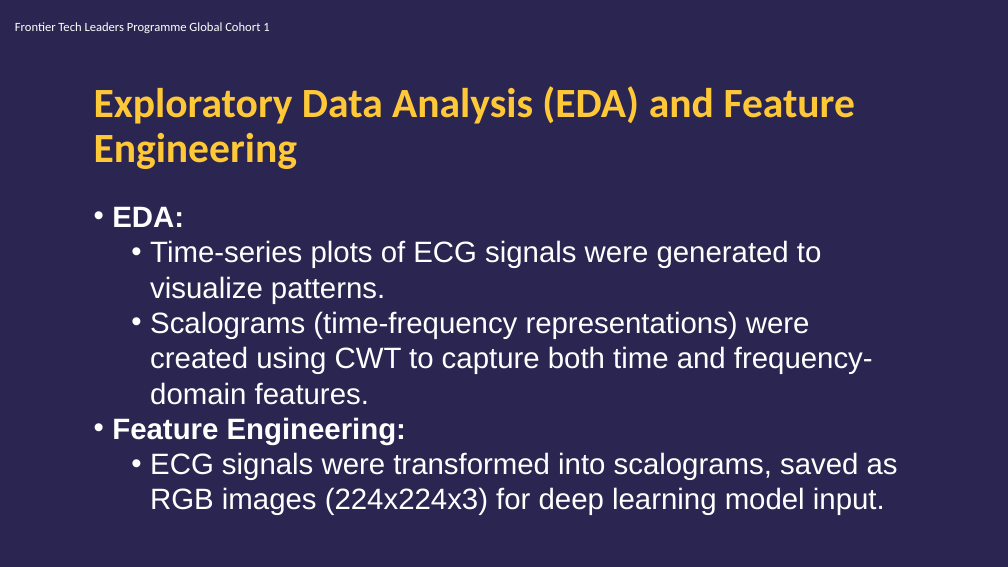
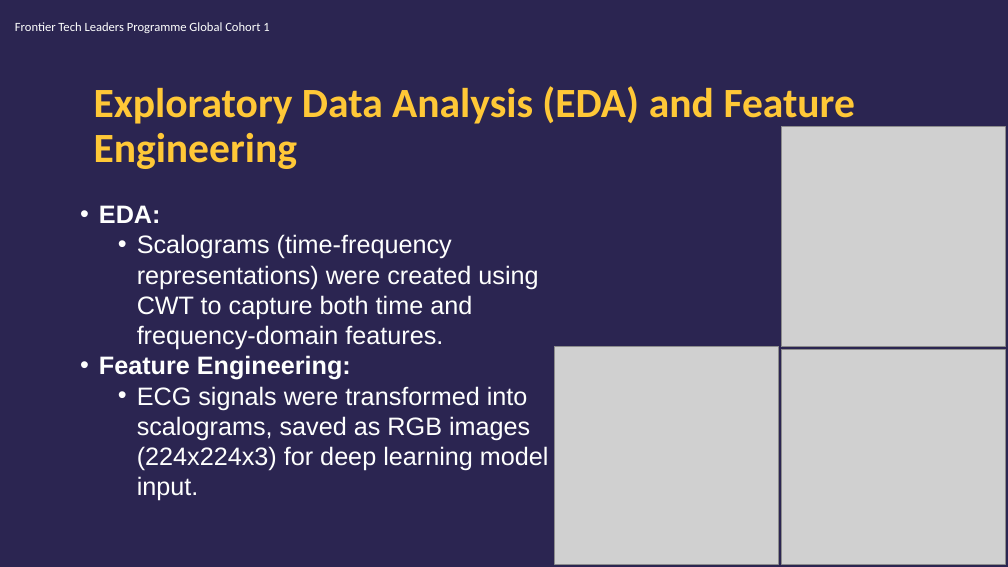
Before and after one commit to edasaruhan/FTL_Cohort3_Group12, a slide deck: slide 11 of Mosab_Aboidrees_Abdelrahman_Mohammed_Draft_Presentation.pptx (slide 10 before the commit). Drawn at 1008x567 pixels with LibreOffice and Linux fonts; fonts in the diff are those of the drawing; grey boxes stand for pictures; background and template pictures are left out. Boxes give left, top, right and bottom in pixels: in the first picture for what was removed or moved away, otherwise in the second. Text is boxed around its words. In the diff, an @@ line names an element or a change of style, - is before the commit and + after.

```diff
--- a/Mosab_Aboidrees_Abdelrahman_Mohammed_Draft_Presentation.pptx
+++ b/Mosab_Aboidrees_Abdelrahman_Mohammed_Draft_Presentation.pptx
@@ picture added at (x1=781, y1=126, x2=1005, y2=347) @@
@@ text "EDA:" moved from (x1=112, y1=206, x2=898, y2=515) to (x1=99, y1=205, x2=549, y2=501) @@
@@ text "EDA:" at (x1=99, y1=205, x2=549, y2=501): size 28 to 24 pt @@
@@ text at (x1=150, y1=240, x2=821, y2=304): paragraph removed @@
-  • Time-series plots of ECG signals were generated to visualize patterns.
@@ picture added at (x1=555, y1=346, x2=779, y2=564) @@
@@ picture added at (x1=781, y1=349, x2=1005, y2=564) @@
```
Also in this commit, not shown: 5 other slides changed, 2 slides added, 1 slide removed.
